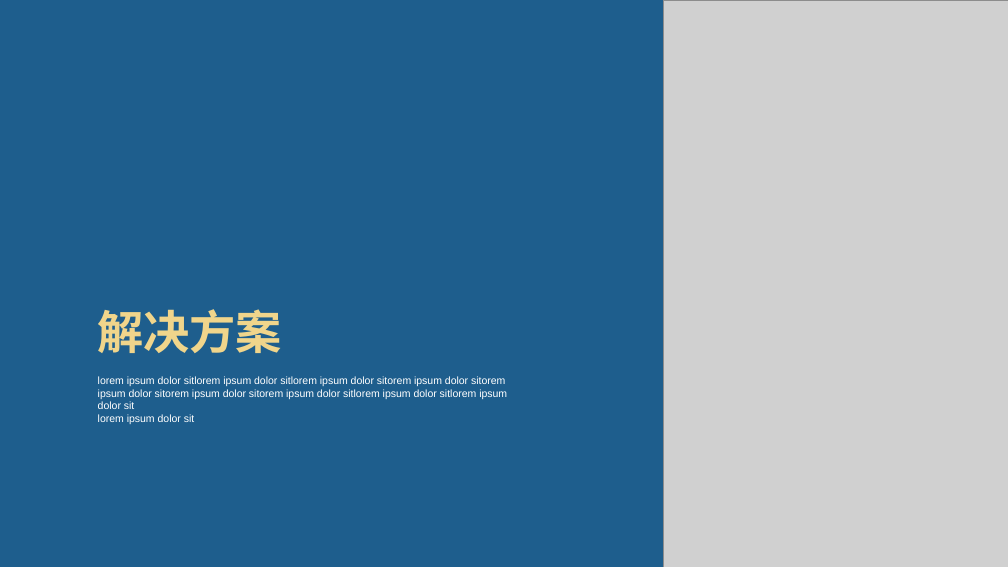
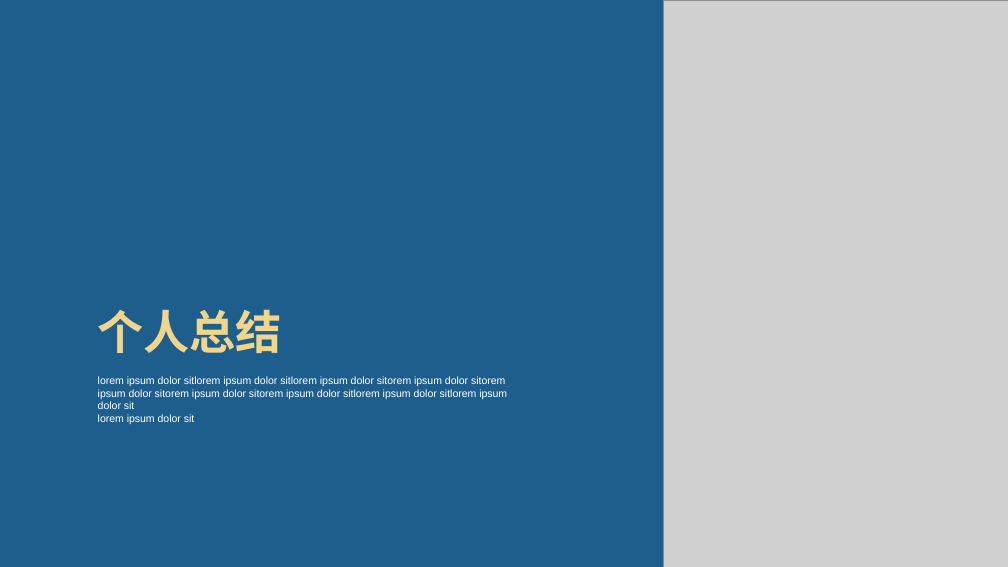
Before and after one commit to huangxuepeng/work-study, a slide deck: slide 24 of 黄雪朋.pptx (slide 23 before the commit). Drawn at 1008x567 pixels with LibreOffice and Linux fonts; fonts in the diff are those of the drawing; grey boxes stand for pictures; background and template pictures are left out. Boxes give left, top, right and bottom in pixels: in the first picture for what was removed or moved away, otherwise in the second. Text is boxed around its words. In the diff, an @@ line names an element or a change of style, - is before the commit and + after.

```diff
--- a/黄雪朋.pptx
+++ b/黄雪朋.pptx
@@ text at [97,309,282,353]: text changed @@
-解决方案
+个人总结
```
Also in this commit, not shown: 10 other slides changed, 3 slides added, 4 slides removed.
